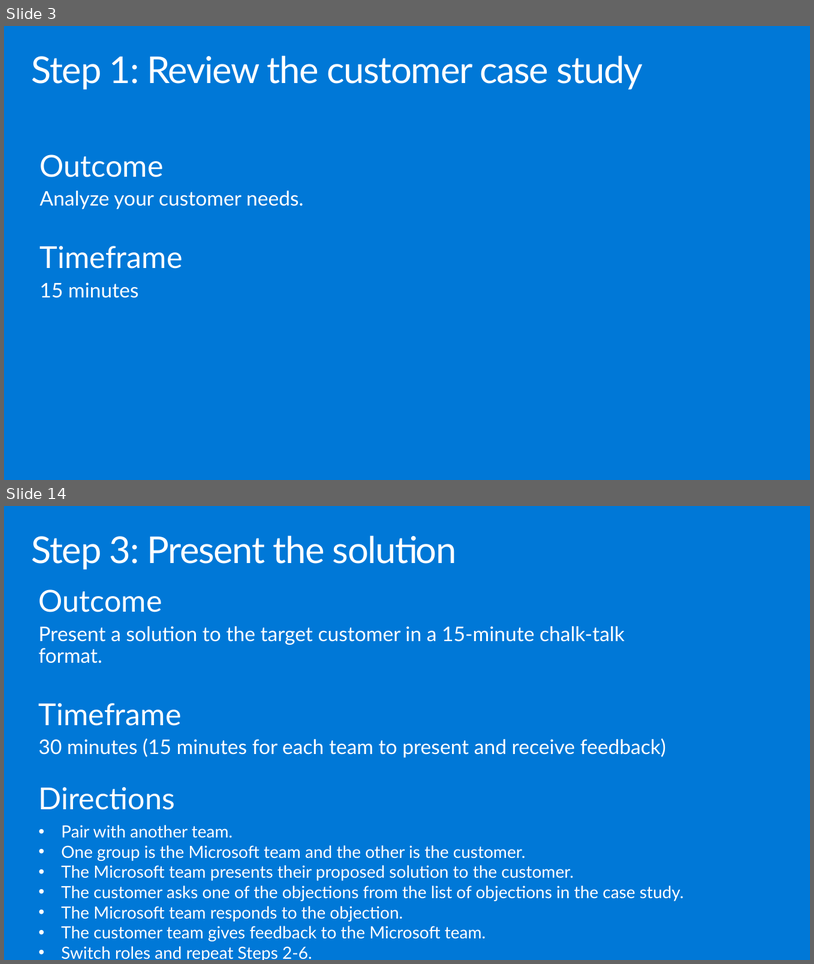
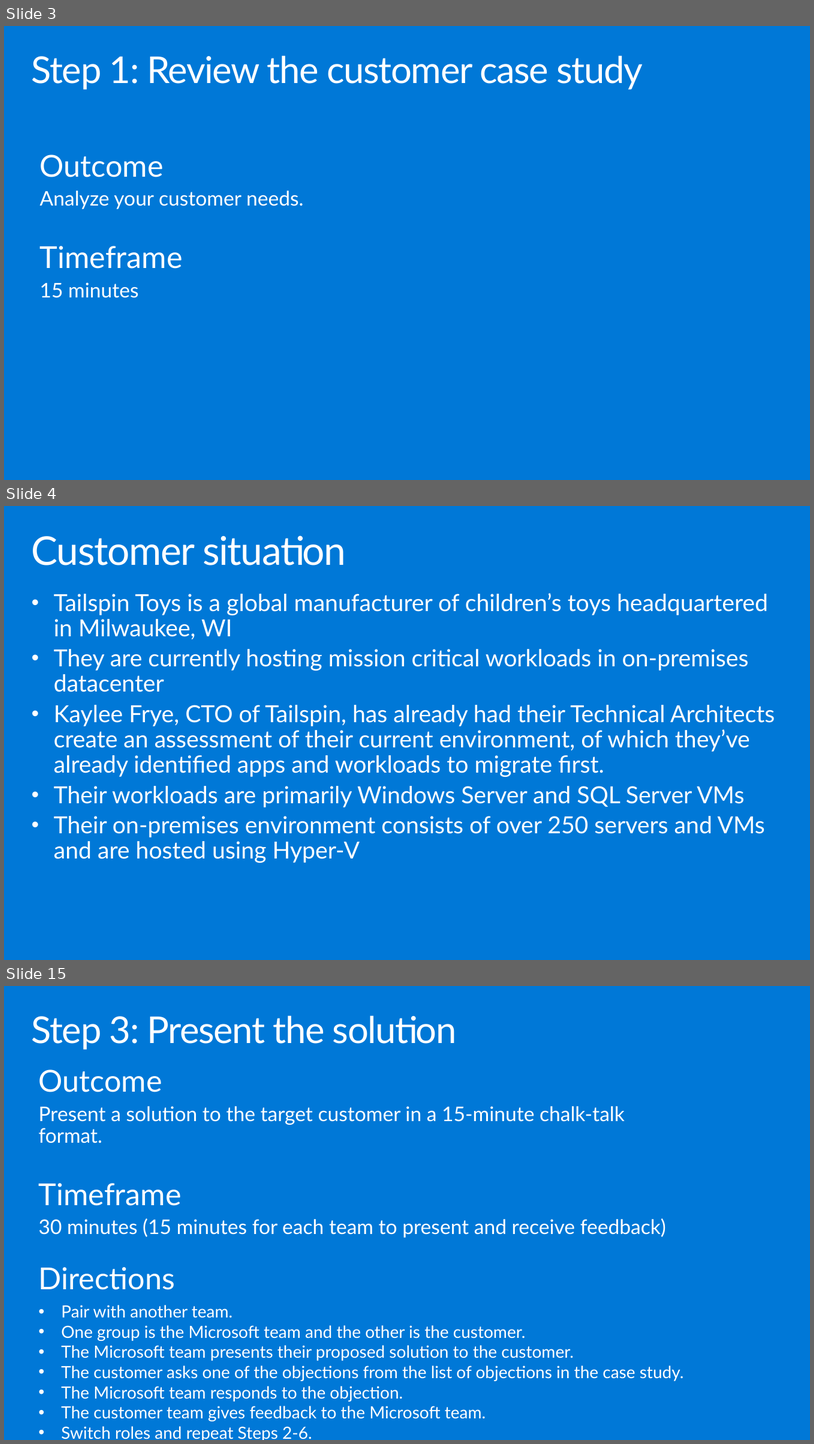
Before and after one commit to solliancenet/-Building-the-business-migration-case-with-Windows-Server-and-SQL-Server, a slide deck: Whiteboard design session/WDS trainer presentation - Building the business migration case with Windows Server and SQL Server.pptx. Shown one above the other, each under a label of ours: slides 3 and 14 before the commit, slides 3, 4 and 15 after it; the slides between them are not shown. The pictures are 814x964 and 814x1444 pixels, drawn with LibreOffice and Linux fonts; fonts in the diff are those of the drawing. Boxes give left, top, right and bottom in pixels: in the first picture for what was removed or moved away, otherwise in the second. Text is boxed around its words. In the diff, an @@ line names an element or a change of style, - is before the commit and + after.

```diff
--- a/Whiteboard design session/WDS trainer presentation - Building the business migration case with Windows Server and SQL Server.pptx
+++ b/Whiteboard design session/WDS trainer presentation - Building the business migration case with Windows Server and SQL Server.pptx
@@ slide 4 added at (4,506,810,960), background #0078D7 @@
@@ title added at (32,535,346,565), 47 pt, text #FFFFFF @@
+Customer situation
@@ text added at (54,593,775,862), 28 pt, text #FFFFFF @@
+• Tailspin Toys is a global manufacturer of children’s toys headquartered in Milwaukee, WI
+• They are currently hosting mission critical workloads in on-premises datacenter
+• Kaylee Frye, CTO of Tailspin, has already had their Technical Architects create an assessment of their current environment, of which they’ve already identified apps and workloads to migrate first.
+• Their workloads are primarily Windows Server and SQL Server VMs
+• Their on-premises environment consists of over 250 servers and VMs and are hosted using Hyper-V
@@ what was slide 14 is now slide 15 @@
```
Also in this commit, not shown: 4 slides changed, 3 other slides added, 3 slides removed, 1 other file.
